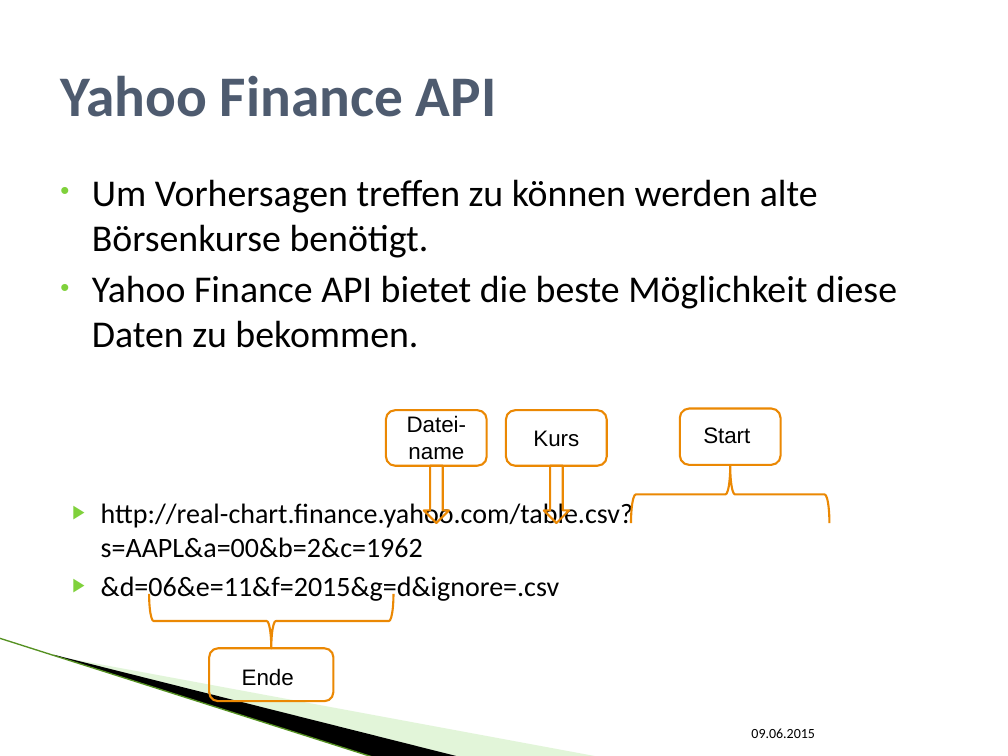
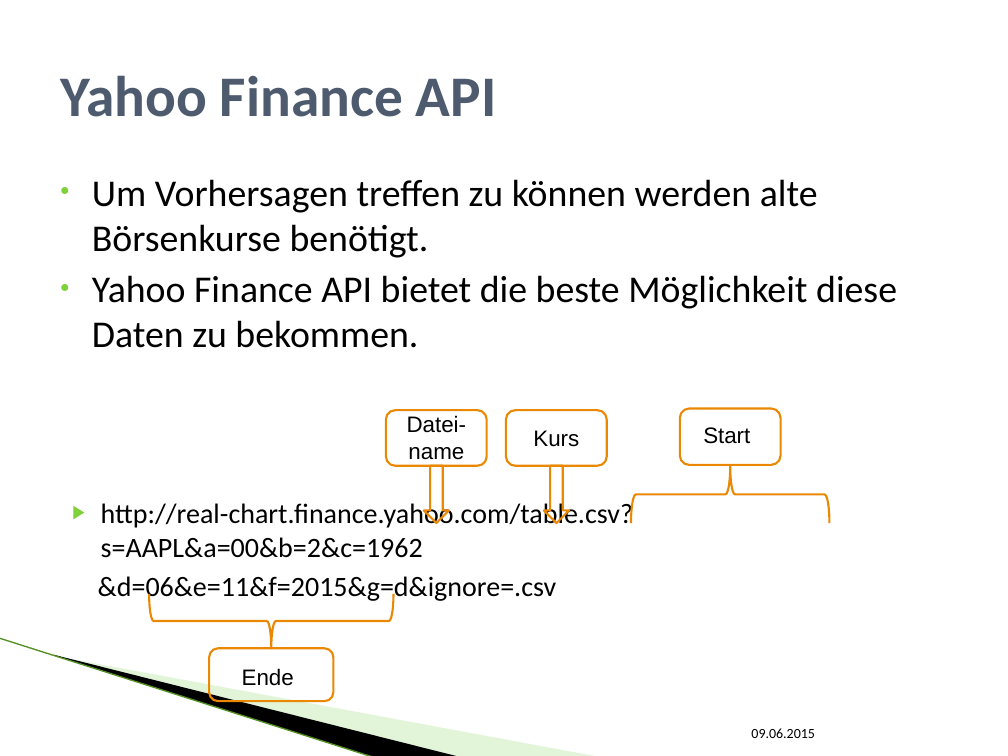
Before and after one commit to SEPSkyware6MM/StockForecast, a slide deck: slide 6 of ALR_Vortrag.pptx. Drawn at 1008x756 pixels with LibreOffice and Linux fonts; fonts in the diff are those of the drawing; background and template pictures are left out. Boxes give left, top, right and bottom in pixels: in the first picture for what was removed or moved away, otherwise in the second. Text is boxed around its words. In the diff, an @@ line names an element or a change of style, - is before the commit and + after.

```diff
--- a/ALR_Vortrag.pptx
+++ b/ALR_Vortrag.pptx
@@ text at [98, 576, 557, 603]: bullet ▶ to none @@
```
Also in this commit, not shown: 8 other slides changed.
